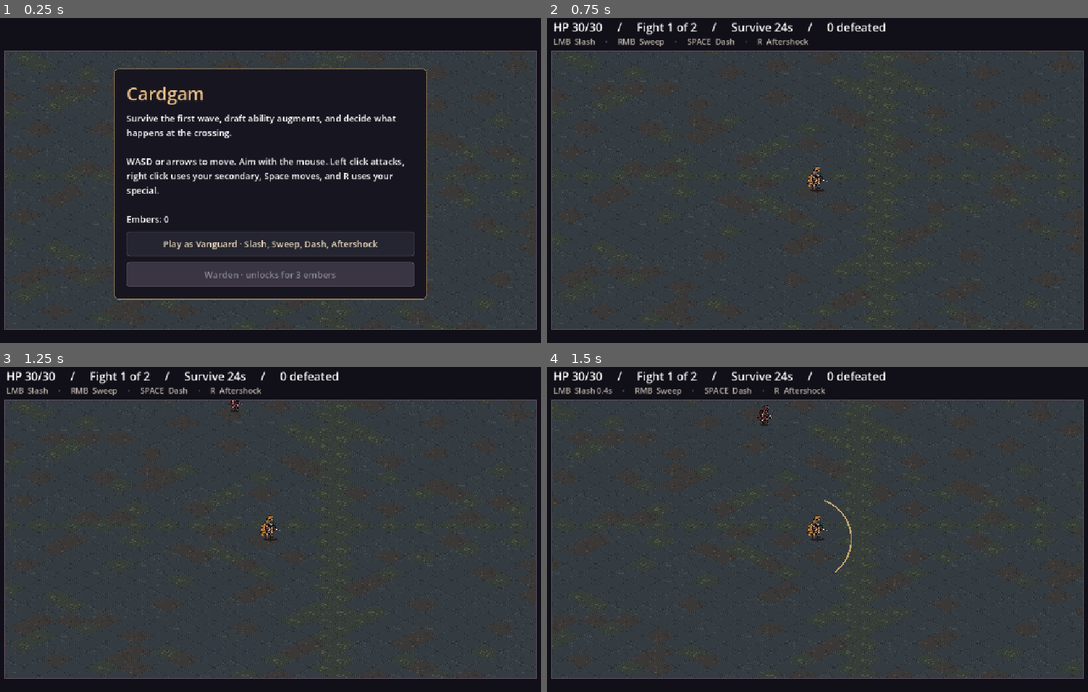
Above: before the commit, frames 1-4 (two rows, left to right).
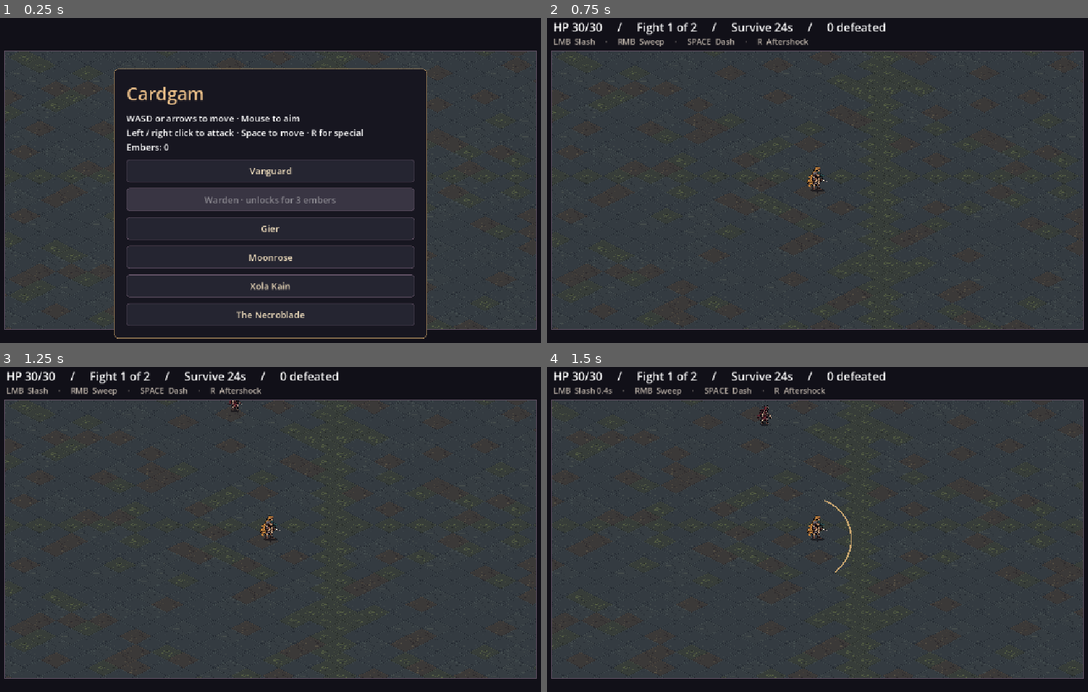
Above: after the commit, the same moments.

Repository: joelyou20/cardgam
Game: Godot game, scene res://arena.tscn
Two runs of this game, one before a commit and one after it. Both use one fixed random seed, a clock stepped at 60 frames per second and the inputs below.
Inputs (mouse positions are in pixels of both pictures, inside the frame that each line leads up to):
- Up to frame 1 (0.25 s): no input
- Up to frame 2 (0.75 s): click "Play as Vanguard · Slash, Swe…" (after the commit: "Vanguard") at 0.5 s
- Up to frame 3 (1.25 s): no input
- Up to frame 4 (1.5 s): tap Enter at 1.25 s; move the mouse to (941, 523) at 1.27 s; hold D from 1.28 s (still down); tap 1 at 1.35 s; click (941, 523) at 1.42 s

The runs differ from the first frame. In frame 1, 11% of the frame differs, in the area x 21-79%, y 29-99%; in frame 2, nothing differs; in frame 3, nothing differs; in frame 4, nothing differs.

Commit message:
Add Gier, Moonrose, Xola Kain, and the Necroblade

Diff:
--- a/main/arena.gd
+++ b/main/arena.gd
@@ -1,5 +1,12 @@
 extends Node2D
 
+const HeroActions := preload("res://hero_actions.gd")
+const HERO_ART := {
+	"Gier": preload("res://art/gier.png"),
+	"Moonrose": preload("res://art/moonrose.png"),
+	"Xola Kain": preload("res://art/xola_kain.png"),
+	"The Necroblade": preload("res://art/necroblade.png"),
+}
 const PLAYER_ART := preload("res://art/vanguard.png")
 const ENEMY_ART := preload("res://art/raider.png")
 const TERRAIN_ART := preload("res://art/terrain.png")
@@ -15,10 +22,18 @@
 const ABILITIES := {
 	"Vanguard": ["Slash", "Sweep", "Dash", "Aftershock"],
 	"Warden": ["Mace", "Shield Bash", "Guard Step", "Bulwark"],
+	"Gier": ["Hammerfall", "Faultbreaker", "Leap Slam", "Whirlwind"],
+	"Moonrose": ["Piercing Arrow", "Arrow Fan", "Vanish", "Arrow Barrage"],
+	"Xola Kain": ["Returning Blade", "Double Orbit", "Trap Leap", "Casting Net"],
+	"The Necroblade": ["Siphon", "Grave Harvest", "Totem Step", "Detonate"],
 }
 const COOLDOWNS := {
 	"Vanguard": [0.42, 2.0, 2.4, 5.0],
 	"Warden": [0.55, 1.7, 2.7, 5.5],
+	"Gier": [0.8, 1.9, 2.9, 7.0],
+	"Moonrose": [0.48, 2.0, 3.1, 8.0],
+	"Xola Kain": [0.85, 2.4, 3.1, 6.0],
+	"The Necroblade": [0.63, 2.5, 3.0, 5.0],
 }
 const AUGMENTS := {
 	"Vanguard": {
@@ -33,7 +48,33 @@
 		"Landing Bell": "Guard Step staggers nearby enemies when you land.",
 		"Beacon Oath": "Bulwark heals you when the shield blocks a hit.",
 	},
+	"Gier": {
+		"Fault Line": "Hammerfall erupts across a wider area.",
+		"Ringing Blow": "Faultbreaker stuns enemies along the line.",
+		"Afterquake": "Leap Slam leaves a delayed second eruption.",
+		"Wide Swing": "Whirlwind reaches enemies farther from you.",
+	},
+	"Moonrose": {
+		"Silver Fan": "Arrow Fan fires seven arrows instead of five.",
+		"Moonstep": "Vanish leaves a decoy that bursts and staggers enemies.",
+		"Pinning Rain": "Arrow Barrage briefly staggers on each hit.",
+	},
+	"Xola Kain": {
+		"Hooked Return": "Returning Blade hits harder on the way back.",
+		"Wide Orbit": "Double Orbit circles at a larger radius.",
+		"Barbed Spring": "Trap Leap's trap damages enemies as well as stunning them.",
+		"Tight Weave": "Casting Net pulls enemies farther toward its center.",
+	},
+	"The Necroblade": {
+		"Blood Tithe": "Siphon heals twice as much from enemies hit.",
+		"Frenzied Bones": "Skeletons strike more often.",
+		"Bone Idol": "Totems withstand more enemy hits.",
+		"Grave Powder": "Detonated summons damage a larger area.",
+	},
 }
+
+var hero := HeroActions.new(self)
+var next_enemy_id := 0
 
 var phase := "title"
 var position_in_arena := BEACON
@@ -138,13 +179,15 @@
 func add_option(label: String, action: Callable) -> void:
 	var button := Button.new()
 	button.text = label
-	button.custom_minimum_size.y = 50
+	button.custom_minimum_size.y = 42 if phase == "title" else 50
 	button.autowrap_mode = TextServer.AUTOWRAP_WORD_SMART
 	button.pressed.connect(action)
 	options.add_child(button)
 
 func show_title() -> void:
 	player_is_warden = false
+	character = "Vanguard"
+	hero = HeroActions.new(self)
 	phase = "title"
 	deck.clear()
 	enemies.clear()
@@ -154,15 +197,17 @@
 	position_in_arena = BEACON
 	hud.text = ""
 	notice.text = ""
-	show_menu("Cardgam", "Survive the first wave, draft ability augments, and decide what happens at the crossing.\n\nWASD or arrows to move. Aim with the mouse. Left click attacks, right click uses your secondary, Space moves, and R uses your special.\n\nEmbers: %d" % embers)
-	add_option("Play as Vanguard · Slash, Sweep, Dash, Aftershock", start_run.bind("Vanguard"))
+	show_menu("Cardgam", "WASD or arrows to move · Mouse to aim\nLeft / right click to attack · Space to move · R for special\nEmbers: %d" % embers)
+	add_option("Vanguard", start_run.bind("Vanguard"))
 	if warden_unlocked:
-		add_option("Play as Warden · Mace, Shield Bash, Guard Step, Bulwark", start_run.bind("Warden"))
+		add_option("Warden", start_run.bind("Warden"))
 	elif embers >= 3:
 		add_option("Unlock Warden · 3 embers", unlock_warden)
 	else:
 		add_option("Warden · unlocks for 3 embers", func(): pass)
 		(options.get_child(-1) as Button).disabled = true
+	for name in HERO_ART:
+		add_option(name, start_run.bind(name))
 
 func unlock_warden() -> void:
 	embers -= 3
@@ -181,6 +226,8 @@
 	begin_fight()
 
 func begin_fight() -> void:
+	hero = HeroActions.new(self)
+	next_enemy_id = 0
 	phase = "fight"
 	position_in_arena = BEACON + Vector2(0, 85) if route == "bridge" else BEACON
 	facing = Vector2.RIGHT
@@ -213,7 +260,7 @@
 	elif event is InputEventKey and event.pressed and not event.echo:
 		if phase == "booster":
 			var option: int = [KEY_1, KEY_2, KEY_3].find(event.keycode)
-			if option >= 0:
+			if option >= 0 and option + 2 < options.get_child_count():
 				(options.get_child(option + 2) as Button).pressed.emit()
 				get_viewport().set_input_as_handled()
 		elif event.keycode == KEY_SPACE:
@@ -222,7 +269,7 @@
 			ability = Ability.SPECIAL
 	if ability >= 0 and phase == "fight":
 		var aim := (target - SCREEN_CENTER).normalized()
-		use_ability(ability, aim if aim != Vector2.ZERO else facing)
+		use_ability(ability, aim if aim != Vector2.ZERO else facing, position_in_arena + target - SCREEN_CENTER)
 		get_viewport().set_input_as_handled()
 
 func _physics_process(delta: float) -> void:
@@ -248,7 +295,8 @@
 		cooldowns[index] = maxf(0.0, cooldowns[index] - delta)
 	invulnerable = maxf(0.0, invulnerable - delta)
 	var direction := movement_input()
-	if dash_left > 0.0:
+	var leaping := hero.update_leap(delta)
+	if not leaping and dash_left > 0.0:
 		var step := minf(delta, dash_left)
 		dash_left -= step
 		position_in_arena += facing * 690.0 * step
@@ -257,13 +305,14 @@
 				create_fire(position_in_arena)
 			if "Landing Bell" in deck:
 				strike(position_in_arena, facing, 75.0, -1.0, 0, 0.0, 1.3)
-	else:
+	elif not leaping:
 		face_direction(direction)
-		position_in_arena += direction * 226.0 * delta
+		position_in_arena += direction * (310.0 if hero.spin > 0.0 else 226.0) * delta
 	spawn_left -= delta
 	if spawn_left <= 0.0:
 		spawn_enemy()
 		spawn_left = maxf(0.28, 0.83 - elapsed * 0.019 - (stage - 1) * 0.12)
+	hero.update(delta)
 	update_fires(delta)
 	for enemy in enemies:
 		move_enemy(enemy, delta)
@@ -314,7 +363,9 @@
 		point = Vector2(940, 240)
 	else:
 		point += anchor - SCREEN_CENTER
+	next_enemy_id += 1
 	enemies.append({
+		"id": next_enemy_id,
 		"pos": point,
 		"hp": 24 if elite else 3,
 		"speed": 115.0 if elite else rng.randf_range(80.0, 137.0),
@@ -332,7 +383,12 @@
 	if enemy.stagger > 0:
 		enemy.stagger -= delta
 		return
+	var ally := hero.lure(enemy.pos)
 	var target := BEACON if enemy.raider else position_in_arena
+	if not ally.is_empty():
+		target = ally.pos
+	elif not enemy.raider and hero.hidden > 0.0:
+		target = enemy.pos
 	var offset: Vector2 = target - enemy.pos
 	if absf(offset.x) > 1.0:
 		enemy.looks_left = offset.x < 0.0
@@ -342,7 +398,10 @@
 	if enemy.attack > 0.0:
 		return
 	var distance: float = enemy.pos.distance_to(position_in_arena)
-	if distance <= contact and invulnerable <= 0.0:
+	if not ally.is_empty() and offset.length() <= contact:
+		ally.hp -= 1
+		enemy.attack = 0.62
+	elif distance <= contact and invulnerable <= 0.0:
 		enemy.attack = 0.8
 		invulnerable = 0.65
 		if shield:
@@ -352,21 +411,27 @@
 				health = mini(30, health + 4)
 		else:
 			health = maxi(0, health - (4 if enemy.elite else 2))
+			hero.hidden = 0.0
 			add_effect(position_in_arena, 28, Color("#ef746a"))
-	elif enemy.raider and offset.length() <= contact:
+	elif enemy.raider and ally.is_empty() and offset.length() <= contact:
 		beacon_health = maxi(0, beacon_health - 1)
 		enemy.attack = 1.0
 		add_effect(BEACON, 29, Color("#ef746a"))
 
-func use_ability(ability: int, aim: Vector2) -> void:
+func use_ability(ability: int, aim: Vector2, target := Vector2.INF) -> void:
 	if phase != "fight" or cooldowns[ability] > 0.0:
 		return
-	if ability == Ability.SPECIAL and not player_is_warden and last_attack == -1:
+	if ability == Ability.SPECIAL and character == "Vanguard" and last_attack == -1:
 		return
 	# Movement keeps its original direction even if you attack during the dash.
 	if dash_left <= 0.0:
 		face_direction(aim)
 	cooldowns[ability] = COOLDOWNS[character][ability]
+	if HERO_ART.has(character):
+		hero.cast(ability, aim, target if target.is_finite() else position_in_arena + aim * 240.0)
+		remove_defeated()
+		update_hud()
+		return
 	match ability:
 		Ability.PRIMARY, Ability.SECONDARY:
 			perform_attack(ability, aim)
@@ -541,7 +606,15 @@
 
 func draw_player(feet: Vector2) -> void:
 	var tint := Color("#9fccc8") if player_is_warden else Color.WHITE
-	draw_actor(PLAYER_ART, feet, 48.0, player_looks_left, tint)
+	if hero.hidden > 0.0:
+		tint.a = 0.26
+	var art: Texture2D = HERO_ART.get(character, PLAYER_ART)
+	var looks_left := player_looks_left
+	if hero.spin > 0.0:
+		looks_left = fmod(hero.spin * 11.0, 2.0) > 1.0
+		var angle := hero.spin * -14.0
+		draw_arc(feet, 56.0, angle, angle + PI * 1.45, 32, Color("#ef9f57"), 4.0, true)
+	draw_actor(art, feet - Vector2(0, hero.lift), 48.0, looks_left, tint)
 	if shield:
 		draw_arc(feet, 21.0, 0, TAU, 24, Color("#91cbbb"), 2.0)
 
@@ -582,6 +655,7 @@
 	for fire in fires:
 		draw_circle(fire.pos - offset, 72.0, Color(0.96, 0.38, 0.19, 0.19))
 		draw_circle(fire.pos - offset, 72.0, Color("#dc764d"), false, 2.0)
+	hero.draw_world(offset)
 	var actors := enemies.duplicate()
 	actors.sort_custom(func(a, b): return a.pos.y < b.pos.y)
 	var player_drawn := false
--- /dev/null
+++ b/main/hero_actions.gd
@@ -0,0 +1,291 @@
+extends RefCounted
+
+const GIER := "Gier"
+const MOONROSE := "Moonrose"
+const XOLA := "Xola Kain"
+const NECRO := "The Necroblade"
+const GOLD := Color("#ef9f57")
+const LILAC := Color("#d3adff")
+const TEAL := Color("#79e0d3")
+const GREEN := Color("#9ac989")
+
+var arena
+var zones: Array[Dictionary] = []
+var shots: Array[Dictionary] = []
+var summons: Array[Dictionary] = []
+var leap: Dictionary = {}
+var lift := 0.0
+var hidden := 0.0
+var spin := 0.0
+var spin_tick := 0.0
+
+func _init(game) -> void:
+	arena = game
+
+func has_card(card: String) -> bool:
+	return card in arena.deck
+
+func cast(slot: int, aim: Vector2, target: Vector2) -> void:
+	var origin: Vector2 = arena.position_in_arena
+	var moving: Vector2 = arena.movement_input()
+	if moving == Vector2.ZERO:
+		moving = aim
+	var cursor := target
+	match arena.character:
+		GIER:
+			match slot:
+				0:
+					var impact := origin + aim * 69.0
+					arena.strike(impact, aim, 57.0, -1.0, 1)
+					zone("eruption", impact, 75.0 if has_card("Fault Line") else 60.0, 0.5, 0.5)
+				1:
+					line_hit(origin, origin + aim * 240.0, 24.0, 3, 0.0, 0.9 if has_card("Ringing Blow") else 0.0, [], GOLD)
+				2:
+					jump(origin, moving, 140.0, true)
+				3:
+					spin = 3.0
+					spin_tick = 0.0
+		MOONROSE:
+			if slot != 2:
+				hidden = 0.0
+			match slot:
+				0:
+					arrow(origin, aim, 390.0, 3, 0.0)
+				1:
+					var count := 7 if has_card("Silver Fan") else 5
+					var hits: Array = []
+					for index in range(count):
+						var direction := aim.rotated(lerpf(-0.62, 0.62, float(index) / (count - 1)))
+						arrow(origin, direction, 237.0, 2, 72.0, hits)
+				2:
+					arena.add_effect(origin, 36.0, LILAC)
+					arena.position_in_arena += moving * 115.0
+					hidden = 2.0
+					if has_card("Moonstep"):
+						zone("decoy", origin, 65.0, 0.42, 0.42)
+				3:
+					zone("barrage", cursor, 120.0, 5.0, 0.0)
+		XOLA:
+			match slot:
+				0, 1:
+					shots.append({"kind": "return" if slot == 0 else "orbit", "origin": origin, "pos": origin, "dir": aim, "age": 0.0, "hits": [], "leg": 0})
+				2:
+					jump(origin, moving, 114.0, false)
+					zone("trap", origin, 65.0, 6.0, 0.0)
+				3:
+					var radius := 162.0
+					for enemy in arena.enemies:
+						if enemy.hp > 0 and cursor.distance_to(enemy.pos) <= radius:
+							enemy.pos = enemy.pos.move_toward(cursor, 95.0 if has_card("Tight Weave") else 58.0)
+							enemy.stagger = maxf(enemy.stagger, 1.2)
+					arena.add_effect(cursor, radius, TEAL)
+		NECRO:
+			match slot:
+				0:
+					var hits: Array = arena.strike(origin, aim, 93.0, 0.45, 2)
+					var heal := mini(hits.size(), 3) * (2 if has_card("Blood Tithe") else 1)
+					arena.health = mini(30, arena.health + heal)
+				1:
+					for enemy in arena.strike(cursor, aim, 87.0, -1.0, 6):
+						if enemy.hp <= 0:
+							summon("skeleton", enemy.pos, 5.0, 3)
+				2:
+					summon("totem", origin, 7.0, 6 if has_card("Bone Idol") else 4)
+					arena.position_in_arena += moving * 110.0
+					arena.add_effect(arena.position_in_arena, 42.0, GREEN)
+				3:
+					for ally in summons:
+						if ally.hp > 0 and ally.life > 0.0:
+							var radius := 108.0 if has_card("Grave Powder") else 85.0
+							arena.strike(ally.pos, aim, radius, -1.0, 5)
+					summons.clear()
+
+func jump(origin: Vector2, direction: Vector2, distance: float, slam: bool) -> void:
+	leap = {"from": origin, "to": origin + direction * distance, "age": 0.0, "slam": slam}
+	arena.invulnerable = maxf(arena.invulnerable, 0.38)
+
+func zone(kind: String, point: Vector2, radius: float, duration: float, delay: float) -> void:
+	zones.append({"kind": kind, "pos": point, "radius": radius, "life": duration, "tick": delay})
+
+func summon(kind: String, point: Vector2, duration: float, hp: int) -> void:
+	summons.append({"kind": kind, "pos": point, "life": duration, "hp": hp, "tick": 0.0})
+
+func arrow(origin: Vector2, direction: Vector2, reach: float, damage: int, push: float, hits: Array = []) -> void:
+	shots.append({"kind": "arrow", "pos": origin, "dir": direction, "left": reach, "damage": damage, "push": push, "hits": hits})
+
+func line_hit(start: Vector2, end: Vector2, width: float, damage: int, push: float, stun: float, hits: Array, color: Color) -> void:
+	for enemy in arena.enemies:
+		if enemy.hp <= 0 or hits.has(enemy.id):
+			continue
+		var nearest := Geometry2D.get_closest_point_to_segment(enemy.pos, start, end)
+		if nearest.distance_squared_to(enemy.pos) > width * width:
+			continue
+		hits.append(enemy.id)
+		enemy.hp -= damage
+		enemy.stagger = maxf(enemy.stagger, stun)
+		enemy.pos += (end - start).normalized() * push
+	if color.a > 0.0:
+		arena.add_effect(start, width, color)
+		arena.add_effect(end, width, color)
+		zone("line", start, width, 0.22, 1.0)
+		zones.back()["end"] = end
+
+func update_leap(delta: float) -> bool:
+	if leap.is_empty():
+		return false
+	leap.age = minf(0.36, leap.age + delta)
+	var progress: float = leap.age / 0.36
+	arena.position_in_arena = leap.from.lerp(leap.to, progress)
+	lift = sin(progress * PI) * 48.0
+	if progress >= 1.0:
+		if leap.slam:
+			arena.strike(arena.position_in_arena, Vector2.RIGHT, 115.0, -1.0, 3, 54.0, 0.65)
+			if has_card("Afterquake"):
+				zone("eruption", arena.position_in_arena, 100.0, 0.5, 0.5)
+		leap.clear()
+		lift = 0.0
+	return true
+
+func update(delta: float) -> void:
+	hidden = maxf(0.0, hidden - delta)
+	if spin > 0.0:
+		var spin_step := minf(spin, delta)
+		spin -= spin_step
+		spin_tick -= spin_step
+		while spin_tick <= 0.0:
+			spin_tick += 0.34
+			arena.strike(arena.position_in_arena, Vector2.RIGHT, 108.0 if has_card("Wide Swing") else 84.0, -1.0, 2, 12.0)
+	update_zones(delta)
+	update_shots(delta)
+	update_summons(delta)
+
+func update_zones(delta: float) -> void:
+	for item in zones:
+		var step := minf(item.life, delta)
+		item.life -= step
+		item.tick -= step
+		match item.kind:
+			"eruption", "decoy":
+				if item.tick <= 0.0:
+					arena.strike(item.pos, Vector2.RIGHT, item.radius, -1.0, 4 if item.kind == "eruption" else 0, 25.0, 0.6)
+			"barrage":
+				while item.tick <= 0.0:
+					item.tick += 0.5
+					arena.strike(item.pos, Vector2.RIGHT, item.radius, -1.0, 2, 0.0, 0.22 if has_card("Pinning Rain") else 0.0)
+			"trap":
+				for enemy in arena.enemies:
+					if enemy.hp <= 0 or item.pos.distance_to(enemy.pos) > item.radius:
+						continue
+					var damage := 2 if has_card("Barbed Spring") else 0
+					arena.strike(item.pos, Vector2.RIGHT, item.radius, -1.0, damage, 0.0, 1.9)
+					item.life = 0.0
+					break
+	zones = zones.filter(func(item): return item.life > 0.0)
+
+func update_shots(delta: float) -> void:
+	for shot in shots:
+		var old: Vector2 = shot.pos
+		match shot.kind:
+			"arrow":
+				var step := minf(shot.left, delta * 760.0)
+				shot.left -= step
+				shot.pos += shot.dir * step
+				line_hit(old, shot.pos, 14.0, shot.damage, shot.push, 0.25 if shot.push > 0 else 0.0, shot.hits, Color.TRANSPARENT)
+				shot.done = shot.left <= 0.0
+			"return", "orbit":
+				update_boomerang(shot, delta)
+	shots = shots.filter(func(shot): return not shot.done)
+
+func update_boomerang(shot: Dictionary, delta: float) -> void:
+	var old: Vector2 = shot.pos
+	shot.age += delta
+	var outbound := 0.42 if shot.kind == "return" else 0.16
+	var orbit_end := 1.65
+	var next: Vector2
+	var leg := 0
+	if shot.kind == "return" and shot.age <= outbound:
+		next = shot.origin + shot.dir * (shot.age / outbound) * 186.0
+	elif shot.kind == "orbit" and shot.age < orbit_end:
+		var progress := clampf((shot.age - outbound) / (orbit_end - outbound), 0.0, 1.0)
+		var radius := 95.0 if has_card("Wide Orbit") else 72.0
+		next = arena.position_in_arena + shot.dir.rotated(progress * TAU * 2.0) * radius * minf(1.0, shot.age / outbound)
+		leg = floori(progress * 2.0)
+	else:
+		next = old.move_toward(arena.position_in_arena, 620.0 * delta)
+		leg = 2
+	if leg != shot.leg:
+		shot.hits.clear()
+		shot.leg = leg
+	shot.pos = next
+	var damage := 3 if leg == 2 and shot.kind == "return" and has_card("Hooked Return") else 2
+	line_hit(old, next, 20.0, damage, 0.0, 0.0, shot.hits, Color.TRANSPARENT)
+	shot.done = (leg == 2 and next.distance_to(arena.position_in_arena) < 12.0) or shot.age > 5.0
+
+func update_summons(delta: float) -> void:
+	for ally in summons:
+		ally.life -= delta
+		if ally.kind != "skeleton" or ally.hp <= 0 or ally.life <= 0.0:
+			continue
+		ally.tick -= delta
+		var target := closest_enemy(ally.pos)
+		if target.is_empty():
+			continue
+		if ally.pos.distance_to(target.pos) > 25.0:
+			ally.pos = ally.pos.move_toward(target.pos, 215.0 * delta)
+		elif ally.tick <= 0.0:
+			ally.tick = 0.48 if has_card("Frenzied Bones") else 0.7
+			target.hp -= 2
+			arena.add_effect(target.pos, 24.0, GREEN)
+	summons = summons.filter(func(ally): return ally.hp > 0 and ally.life > 0.0)
+
+func closest_enemy(point: Vector2) -> Dictionary:
+	var best := {}
+	var distance := INF
+	for enemy in arena.enemies:
+		var candidate: float = point.distance_squared_to(enemy.pos)
+		if enemy.hp > 0 and candidate < distance:
+			best = enemy
+			distance = candidate
+	return best
+
+func lure(point: Vector2) -> Dictionary:
+	var best := {}
+	var distance := INF
+	for ally in summons:
+		var candidate: float = point.distance_squared_to(ally.pos)
+		var radius := 235.0 if ally.kind == "totem" else 38.0
+		if ally.hp > 0 and ally.life > 0.0 and candidate < minf(distance, radius * radius):
+			best = ally
+			distance = candidate
+	return best
+
+func draw_world(offset: Vector2) -> void:
+	for item in zones:
+		var point: Vector2 = item.pos - offset
+		match item.kind:
+			"line":
+				arena.draw_line(point, item.end - offset, Color(GOLD, item.life / 0.22), 7.0, true)
+			"eruption", "decoy", "trap", "barrage":
+				var color := GOLD if item.kind == "eruption" else (TEAL if item.kind == "trap" else LILAC)
+				arena.draw_circle(point, item.radius, Color(color, 0.12))
+				arena.draw_circle(point, item.radius, Color(color, 0.72), false, 2.0, true)
+				if item.kind == "barrage":
+					for index in range(9):
+						var angle := index * 2.4 + floorf(item.life * 16.0) * 0.45
+						var drop := point + Vector2.from_angle(angle) * (28 + index * 9)
+						arena.draw_line(drop + Vector2(-8, -27), drop, Color(color, 0.72), 2.0)
+	for ally in summons:
+		var point: Vector2 = ally.pos - offset
+		if ally.kind == "totem":
+			arena.draw_circle(point, 18.0, Color(GREEN, 0.3))
+			arena.draw_line(point, point + Vector2(0, -30), GREEN, 5.0)
+			arena.draw_circle(point + Vector2(0, -30), 7.0, GREEN)
+		else:
+			arena.draw_actor(arena.ENEMY_ART, point, 29.0, false, Color("#a5ffad"))
+	for shot in shots:
+		var point: Vector2 = shot.pos - offset
+		if shot.kind == "arrow":
+			arena.draw_line(point - shot.dir * 21.0, point, LILAC, 3.0)
+		else:
+			var angle: float = shot.age * 22.0
+			arena.draw_arc(point, 10.0, angle, angle + PI * 0.8, 10, TEAL, 4.0, true)
Binary file added: main/art/gier.png
Not shown, added: main/art/gier.png.import
Binary file added: main/art/moonrose.png
Not shown, added: main/art/moonrose.png.import
Binary file added: main/art/necroblade.png
Not shown, added: main/art/necroblade.png.import
Binary file added: main/art/xola_kain.png
Not shown, added: main/art/xola_kain.png.import
Not shown, added: main/hero_actions.gd.uid
